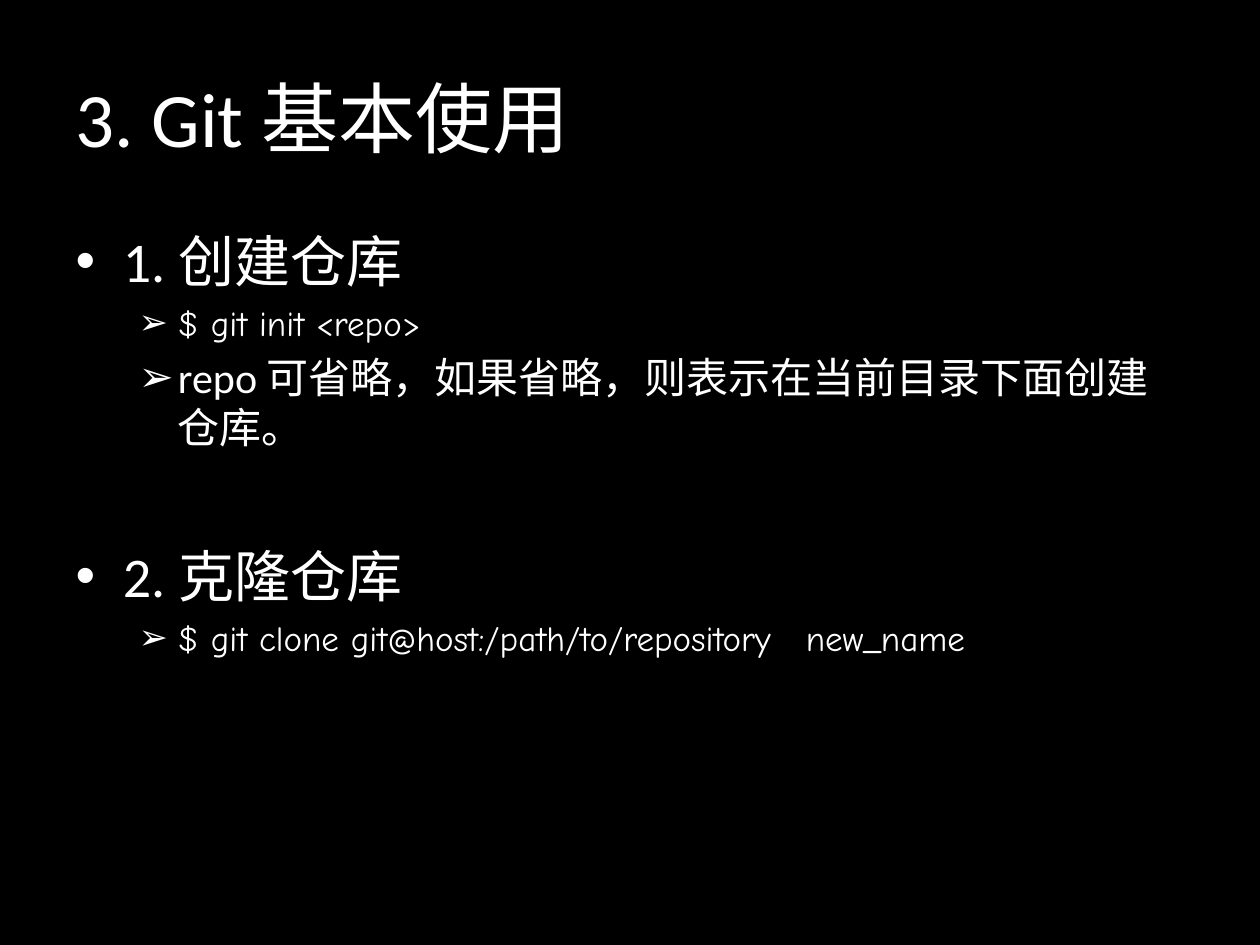
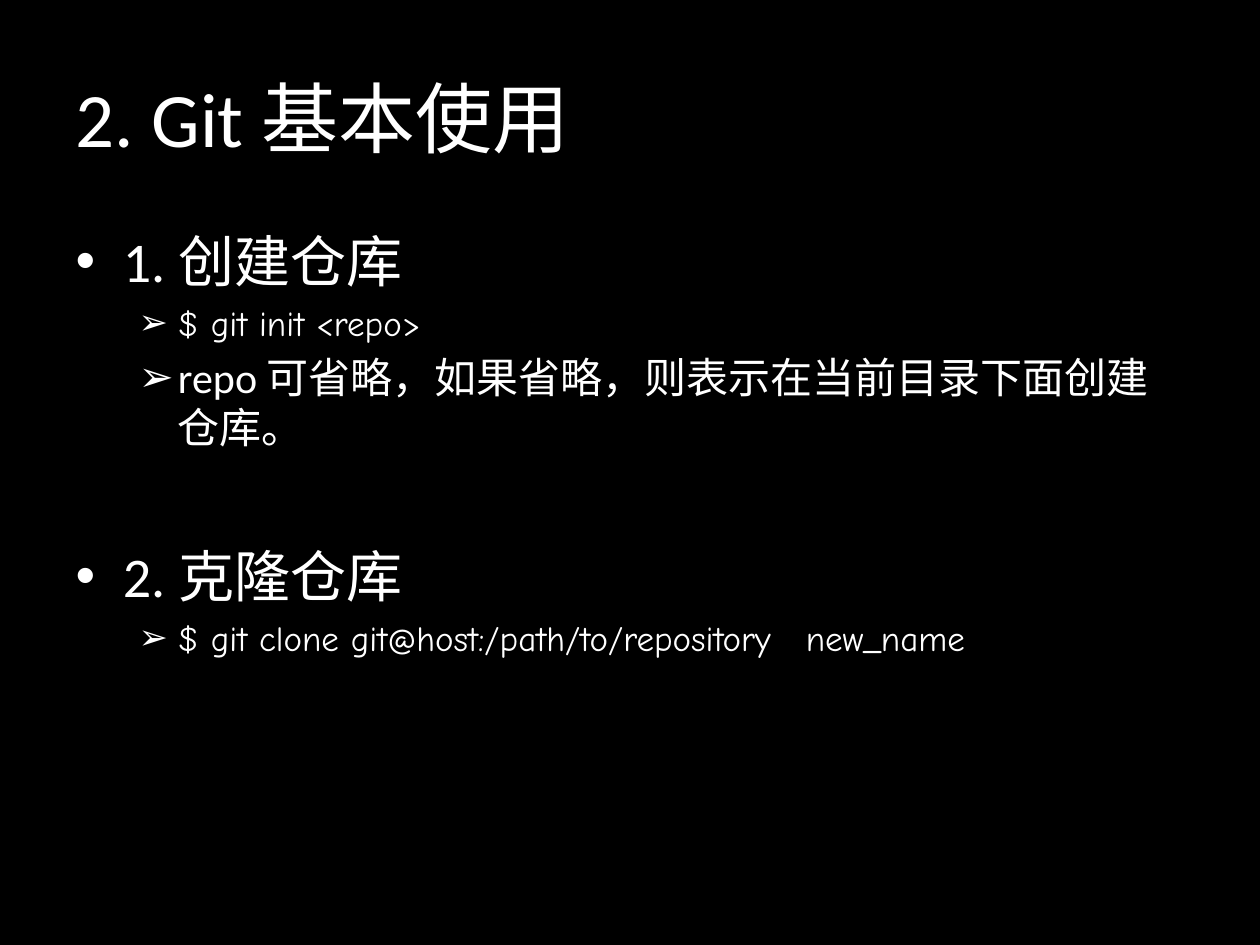
Before and after one commit to sontekliu/git-book, a slide deck: slide 13 of Git.pptx. Drawn at 1260x945 pixels with LibreOffice and Linux fonts; fonts in the diff are those of the drawing. Boxes give left, top, right and bottom in pixels: in the first picture for what was removed or moved away, otherwise in the second. Text is boxed around its words. In the diff, an @@ line names an element or a change of style, - is before the commit and + after.

```diff
--- a/Git.pptx
+++ b/Git.pptx
@@ title at <box>76,82,569,154</box>: text changed @@
-3. Git 基本使用
+2. Git 基本使用
```
Also in this commit, not shown: 18 other slides changed, 4 slides added.
